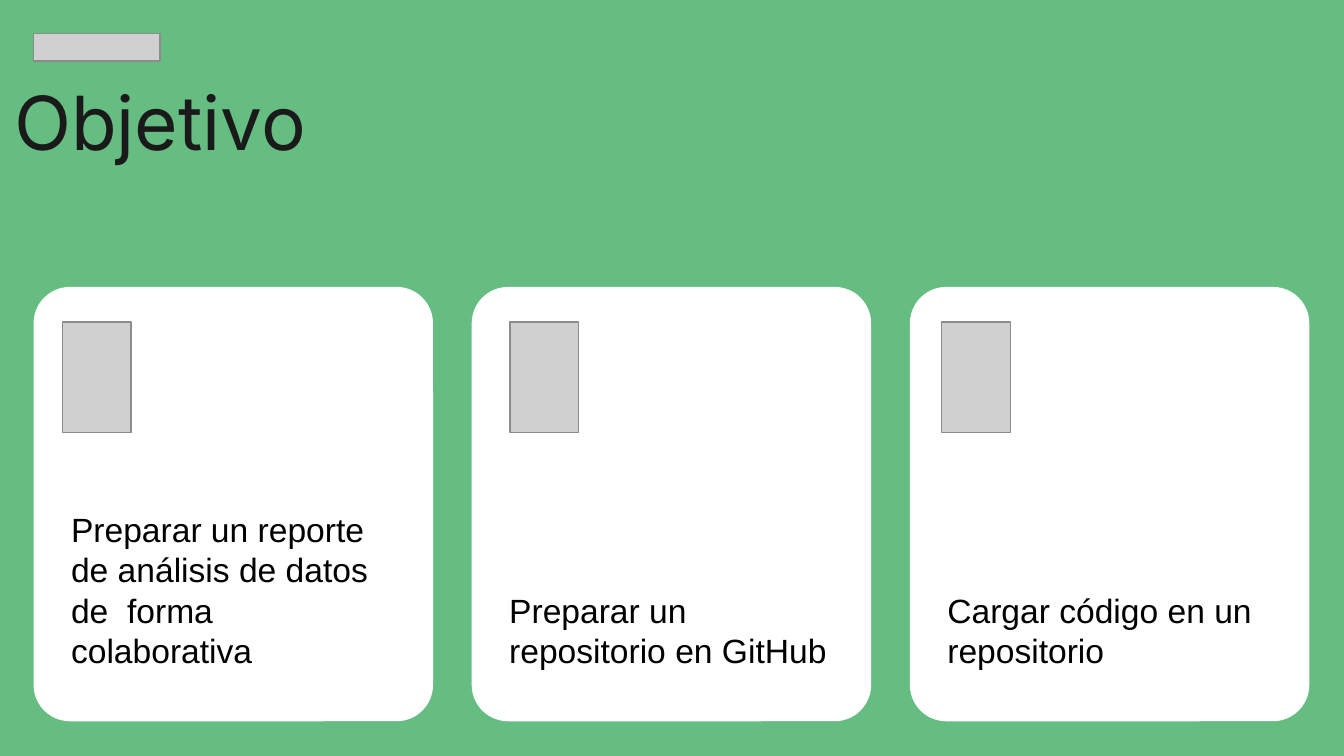
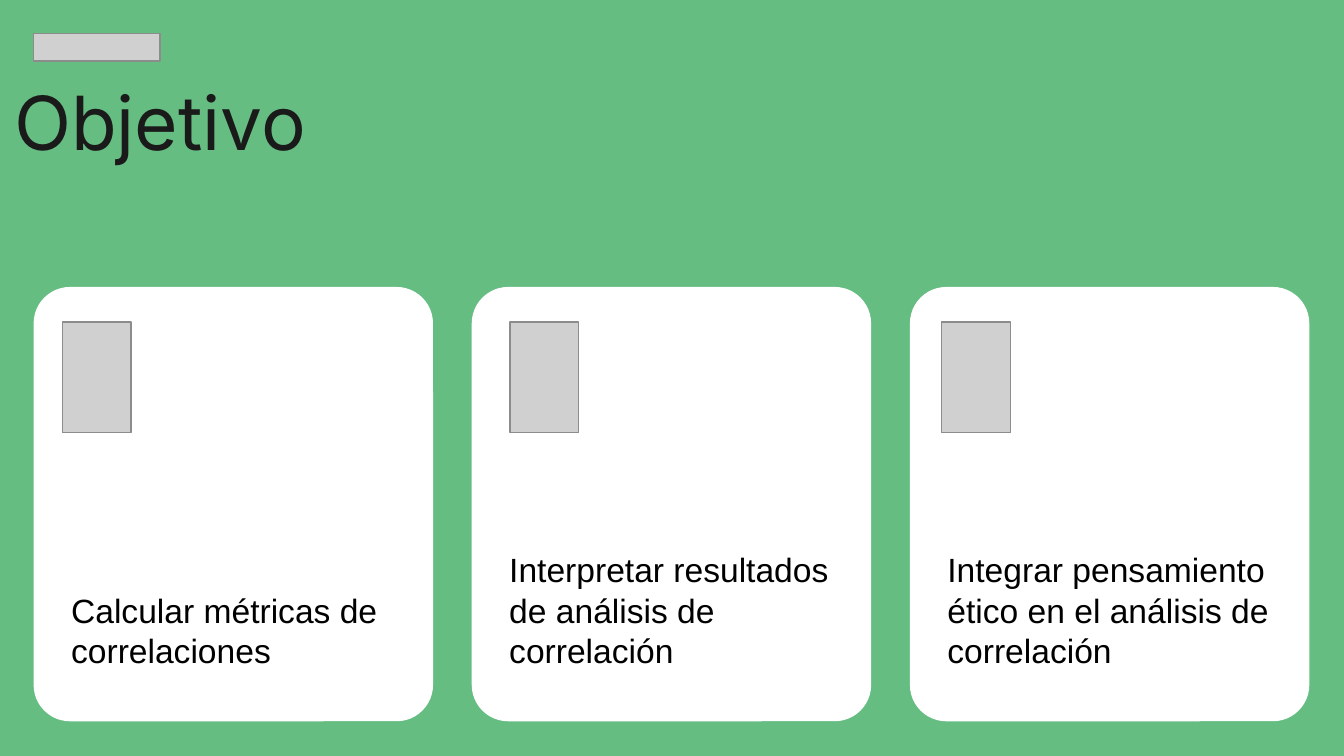
Before and after one commit to zyntonyson/bootcamp_ds_da, a slide deck: slide 5 of 08-da-v8-analizar-correlaciones/23-analisis-correlaciones.pptx. Drawn at 1344x756 pixels with LibreOffice and Linux fonts; fonts in the diff are those of the drawing; grey boxes stand for pictures. Boxes give left, top, right and bottom in pixels: in the first picture for what was removed or moved away, otherwise in the second. Text is boxed around its words. In the diff, an @@ line names an element or a change of style, - is before the commit and + after.

```diff
--- a/08-da-v8-analizar-correlaciones/23-analisis-correlaciones.pptx
+++ b/08-da-v8-analizar-correlaciones/23-analisis-correlaciones.pptx
@@ text in rounded rectangle at (509, 557, 828, 664): text changed @@
-Preparar un repositorio en GitHub
+Interpretar resultados de análisis de correlación
@@ text in rounded rectangle at (947, 557, 1268, 664): text changed @@
-Cargar código en un repositorio
+Integrar pensamiento ético en el análisis de correlación
@@ text in rounded rectangle at (71, 598, 377, 664): text changed @@
-Preparar un reporte de análisis de datos de forma colaborativa
+Calcular métricas de correlaciones
```
Also in this commit, not shown: 3 other slides changed, 2 other files.
